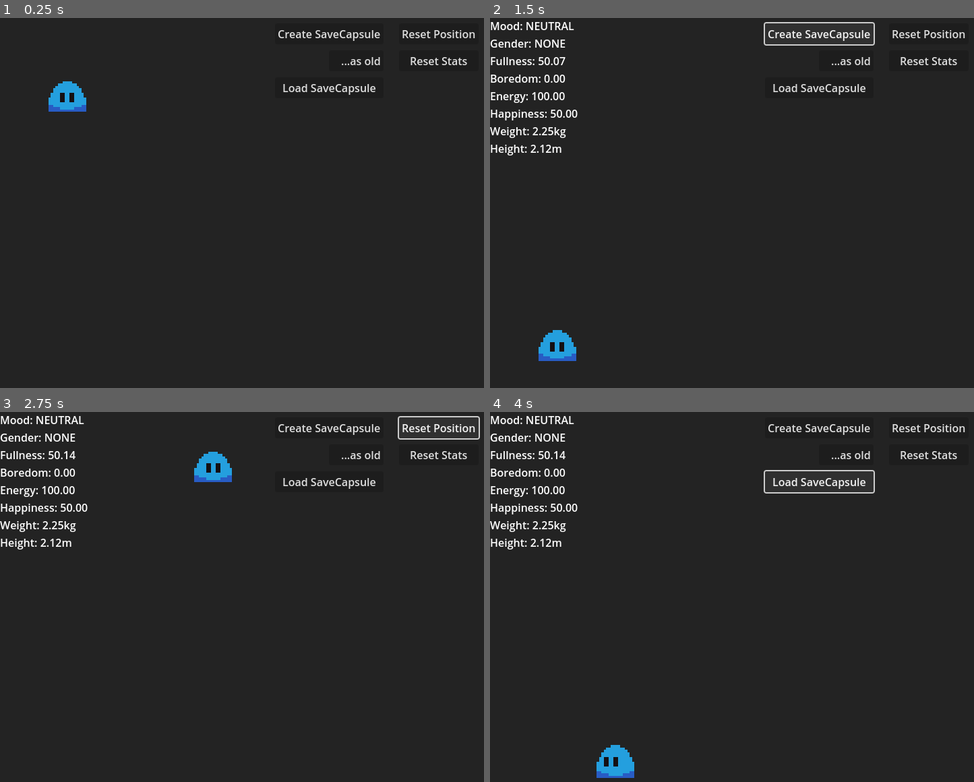
Above: before the commit, frames 1-4 (two rows, left to right).
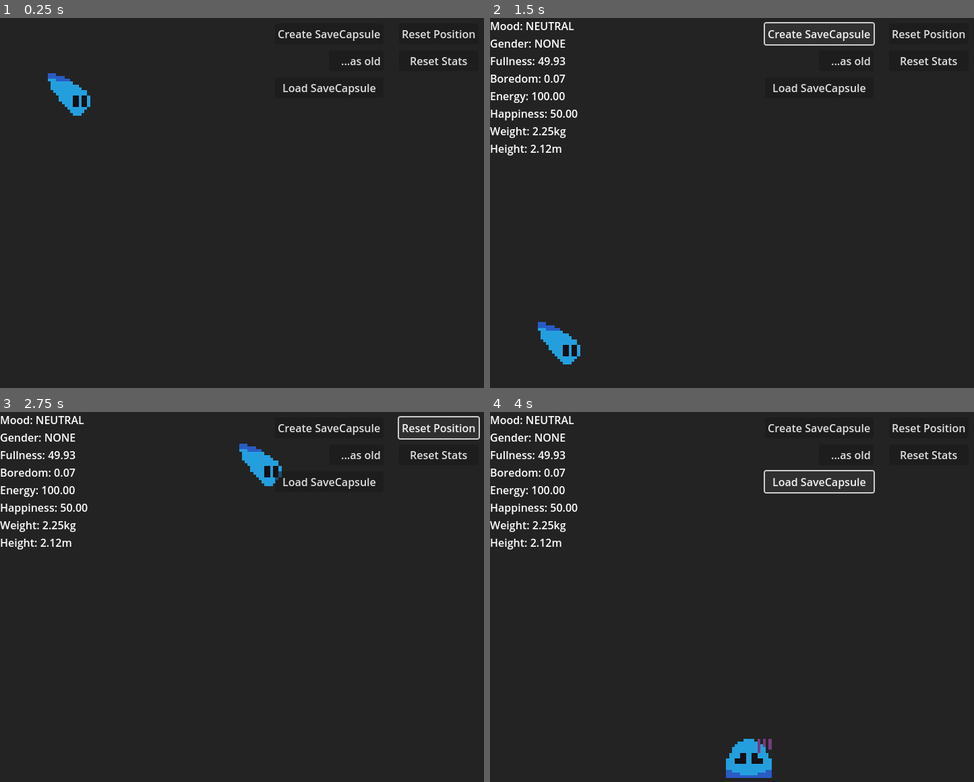
Above: after the commit, the same moments.

Repository: Eeviika/Tomogachika
Game: Godot game, scene res://scenes/debug/test_dummy.tscn
The game is run twice, just before and just after one commit, with the same random seed, the same clock (stepped at 60 frames per second) and the same inputs.
Inputs:
- Up to frame 1 (0.25 s): no input
- Up to frame 2 (1.5 s): click "...as old" at 0.5 s; click "Create SaveCapsule" at 1.25 s
- Up to frame 3 (2.75 s): click "Reset Position" at 2 s
- Up to frame 4 (4 s): click "Reset Stats" at 2.75 s; click "Load SaveCapsule" at 3.5 s

The runs differ from the first frame. In frame 1, 0.4% of the frame differs, in the area x 9-19%, y 14-27%; in frame 2, 0.5%; in frame 3, 1.0%; in frame 4, 1.4%, in the area x 9-59%, y 10-99%.

Commit message:
that is a comical amount of pet.gd changes

Diff:
--- a/scripts/pet.gd
+++ b/scripts/pet.gd
@@ -53,20 +53,46 @@
 
 
 #region Private / Engine / Signal Functions
-func _update_mood() -> void:
-	if (
+func _is_bedtime() -> bool:
+	return (
 		TimeHelper.is_past_time(
 			TimeHelper.create_timestamp(Time.get_time_dict_from_system()), species_data.bedtime
 		)
 		or TimeHelper.is_before_time(
 			TimeHelper.create_timestamp(Time.get_time_dict_from_system()), species_data.waketime
 		)
+	)
+
+
+func _update_mood() -> void:
+	var mood_to_set := GlobalEnums.Mood.NEUTRAL
+
+	if (
+		pet_stats.fullness >= 70
+		and pet_stats.boredom <= 30
+		and pet_stats.energy >= 20
+		and pet_stats.happiness >= 50
 	):
-		pass
-
-
-func _ready() -> void:
-	pass
+		pet_stats.mood = GlobalEnums.Mood.HAPPY
+		return
+
+	if _is_bedtime() or pet_stats.energy <= 20:
+		pet_stats.mood = GlobalEnums.Mood.TIRED
+		return
+
+	if pet_stats.fullness <= 20:
+		mood_to_set = GlobalEnums.Mood.HUNGRY
+
+	if pet_stats.boredom >= 80:
+		if mood_to_set != GlobalEnums.Mood.NEUTRAL:
+			pet_stats.mood = GlobalEnums.Mood.UPSET
+			return
+		mood_to_set = GlobalEnums.Mood.BORED
+
+	if pet_stats.happiness <= 20:
+		mood_to_set = GlobalEnums.Mood.UPSET
+
+	pet_stats.mood = mood_to_set
 
 
 func _physics_process(_delta: float) -> void:
@@ -95,32 +121,34 @@
 	var normalized_velocity: Vector2 = velocity.normalized()
 	var animation_name: String = "idle_neutral"
 	var animation_speed: float = 1.0
-	if normalized_velocity == Vector2.ZERO:
+
+	if velocity.y < 0:
+		if normalized_velocity.x < 0:
+			animation_name = "jump_left"
+		else:
+			animation_name = "jump_right"
+	elif velocity.y > 0:
+		if normalized_velocity.x < 0:
+			animation_name = "fall_left"
+		else:
+			animation_name = "fall_right"
+
+	elif normalized_velocity.x < 0:
+		animation_name = "move_left"
+		animation_speed = -species_data.top_speed / -velocity.x
+	elif normalized_velocity.x > 0:
+		animation_name = "move_right"
+		animation_speed = species_data.top_speed / velocity.x
+
+	else:
 		if pet_stats.mood == GlobalEnums.Mood.UPSET or pet_stats.mood == GlobalEnums.Mood.TIRED:
 			animation_name = "idle_upset"
 		elif pet_stats.mood == GlobalEnums.Mood.HAPPY:
 			animation_name = "idle_happy"
-	if normalized_velocity == Vector2.LEFT:
-		animation_name = "move_left"
-		animation_speed = int(-(species_data.top_speed * DUMMY_UNIT) / velocity.x)
-	if normalized_velocity == Vector2.RIGHT:
-		animation_name = "move_right"
-		animation_speed = int((species_data.top_speed * DUMMY_UNIT) / velocity.x)
-	if normalized_velocity.y < 0 and normalized_velocity.x == Vector2.LEFT.x:
-		animation_name = "jump_left"
-	if normalized_velocity.y > 0 and normalized_velocity.x == Vector2.LEFT.x:
-		animation_name = "fall_left"
-	if normalized_velocity.y < 0 and normalized_velocity.x == Vector2.RIGHT.x:
-		animation_name = "jump_right"
-	if normalized_velocity.y > 0 and normalized_velocity.x == Vector2.RIGHT.x:
-		animation_name = "fall_right"
-
-	if _sprite.animation == animation_name:
-		return
-
-	animation_speed = clampf(animation_speed, 0.0, 1.0)
-
-	_sprite.play(animation_name, animation_speed)
+
+	if _sprite.animation != animation_name:
+		animation_speed = clampf(animation_speed, 0.0, 1.0)
+		_sprite.play(animation_name)
 
 
 func _move_towards_point_of_interest() -> void:
@@ -152,12 +180,24 @@
 
 func _tick_update() -> void:
 	set_stat("boredom", pet_stats.boredom + (UPDATE_BASE * species_data.boredom_rate))
-	set_stat("fullness", pet_stats.fullness + (UPDATE_BASE * species_data.hunger_rate))
+	set_stat("fullness", pet_stats.fullness - (UPDATE_BASE * species_data.hunger_rate))
 	_update_mood()
 	random_movement()
 
 
 func _on_tick() -> void:
+	# Common tick logic goes here
+
+	var weight_ratio := pet_stats.weight / species_data.average_weight
+	var height_ratio := pet_stats.height / species_data.average_height
+
+	weight_ratio = clampf(weight_ratio, 0.8, 1.2)
+	height_ratio = clampf(height_ratio, 0.8, 1.2)
+
+	scale = Vector2(1, 1) * species_data.scale
+	scale.x *= weight_ratio
+	scale.y *= height_ratio
+
 	if pet_stats.mood == GlobalEnums.Mood.TIRED:
 		_tired_update()
 		return
@@ -198,27 +238,31 @@
 	_collision_box.shape.radius = species.collision_radius
 	scale *= species.scale
 
-	set_stat(
-		"height",
-		(
-			species.average_height
-			+ randf_range(
-				species.average_height - species.height_mutation,
-				species.average_height + species.height_mutation
-			)
-		)
-	)
-
-	set_stat(
-		"weight",
-		(
-			species.average_weight
-			+ randf_range(
-				species.average_weight - species.weight_mutation,
-				species.average_weight + species.weight_mutation
-			)
-		)
-	)
+	pet_stats.height = (
+		species.average_height
+		+ randf_range(
+			species.average_height - species.height_mutation,
+			species.average_height + species.height_mutation
+		)
+	)
+
+	pet_stats.weight = (
+		species.average_weight
+		+ randf_range(
+			species.average_weight - species.weight_mutation,
+			species.average_weight + species.weight_mutation
+		)
+	)
+
+	var weight_ratio := pet_stats.weight / species_data.average_weight
+	var height_ratio := pet_stats.height / species_data.average_height
+
+	weight_ratio = clampf(weight_ratio, 0.8, 1.2)
+	height_ratio = clampf(height_ratio, 0.8, 1.2)
+
+	scale = Vector2(1, 1) * species_data.scale
+	scale.x *= weight_ratio
+	scale.y *= height_ratio
 
 	_tick_timer.start()
 	_logger.debug("Active")
@@ -264,6 +308,7 @@
 	var last_unix: int = TimeHelper.merge_and_convert(last_saved_date, last_saved_time)
 
 	seconds_since_last_visit = current_unix - last_unix
+	@warning_ignore("integer_division")
 	hours_since_last_visit = seconds_since_last_visit / 3600
 
 	# Anti-cheat check:
@@ -271,10 +316,22 @@
 		_cheater_no_cheating(GlobalEnums.CheatCause.TIME_TRAVEL)
 		return
 
-	set_stat("boredom", pet_stats.boredom + (UPDATE_BASE / 2) * hours_since_last_visit)
-	set_stat("fullness", pet_stats.fullness - (UPDATE_BASE / 2) * hours_since_last_visit)
-	set_stat("energy", pet_stats.energy - (UPDATE_BASE / 4) * hours_since_last_visit)
-	set_stat("happiness", pet_stats.happiness - (UPDATE_BASE / 6) * hours_since_last_visit)
+	# Do not punish the player for being gone for a minor amount of time.
+	if hours_since_last_visit <= 1.1:
+		return
+
+	set_stat("boredom", pet_stats.boredom + (UPDATE_BASE) * (hours_since_last_visit * 2))
+	@warning_ignore("integer_division")
+	set_stat("boredom", pet_stats.boredom + (UPDATE_BASE) * (seconds_since_last_visit / 120))
+	set_stat("fullness", pet_stats.fullness - (UPDATE_BASE) * (hours_since_last_visit * 2))
+	@warning_ignore("integer_division")
+	set_stat("fullness", pet_stats.fullness - (UPDATE_BASE) * (seconds_since_last_visit / 120))
+	set_stat("energy", pet_stats.energy - (UPDATE_BASE) * (hours_since_last_visit))
+	@warning_ignore("integer_division")
+	set_stat("energy", pet_stats.energy - (UPDATE_BASE) * (seconds_since_last_visit / 180))
+	set_stat("happiness", pet_stats.happiness - (UPDATE_BASE) * (hours_since_last_visit))
+	@warning_ignore("integer_division")
+	set_stat("happiness", pet_stats.happiness - (UPDATE_BASE) * (seconds_since_last_visit / 180))
 
 
 func jump() -> void:
@@ -283,8 +340,16 @@
 
 
 func set_stat(stat_name: String, value: Variant) -> void:
-	if not pet_stats.get(stat_name):
+	if not (stat_name in pet_stats):
 		_logger.warn(stat_name + " cannot be changed for it doesn't exist!")
+		return
+	if typeof(value) != typeof(pet_stats.get(stat_name)):
+		_logger.warn("set_stat type mismatch for stat {0}!".format([stat_name]))
+		_logger.warn(
+			"expected {0}, got {1}".format(
+				[type_string(typeof(pet_stats.get(stat_name))), type_string(typeof(value))]
+			)
+		)
 		return
 	pet_stats.set(stat_name, value)
 	stat_updated.emit(stat_name, value)
@@ -302,5 +367,7 @@
 	_point_of_interest = Vector2(position.x + randi_range(-75, 75) + POI_LENIENCY, position.y)
 	_logger.t_debug("New POI: {0}".format([_point_of_interest]))
 	_logger.t_debug("Current Position: {0}".format([position]))
-	save()
-#endregion
+	if _point_of_interest.x < 0 or _point_of_interest.x > 720:
+		_logger.t_debug("Cancelling random movement POI because it potentially goes out of bounds")
+		_point_of_interest = Vector2.ZERO
+#endregion
